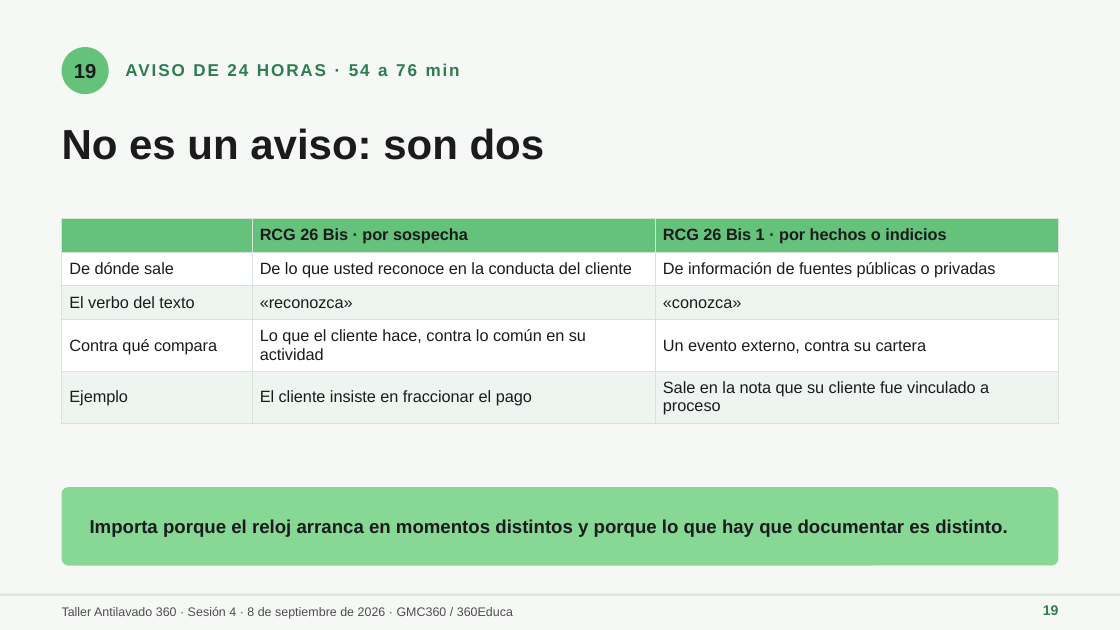
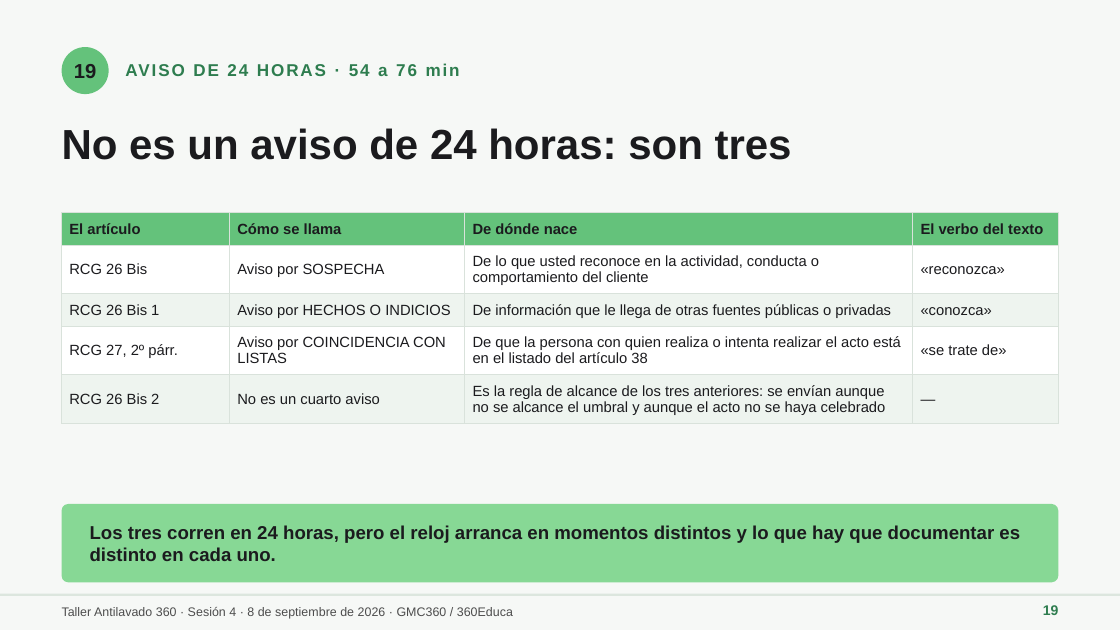
Before and after one commit to maribelvazquez/S01-TAV-IDENTIFICACION, a slide deck: slide 19 of s04/descargables/S04_ALU_01_Presentacion.pptx. Drawn at 1120x630 pixels with LibreOffice and Linux fonts; fonts in the diff are those of the drawing. Boxes give left, top, right and bottom in pixels: in the first picture for what was removed or moved away, otherwise in the second. Text is boxed around its words. In the diff, an @@ line names an element or a change of style, - is before the commit and + after.

```diff
--- a/s04/descargables/S04_ALU_01_Presentacion.pptx
+++ b/s04/descargables/S04_ALU_01_Presentacion.pptx
@@ text at <box>62,130,792,160</box>: text changed @@
-No es un aviso: son dos
+No es un aviso de 24 horas: son tres
@@ table at <box>62,213,1058,419</box> @@
-column 1:  | De dónde sale | El verbo del texto | Contra qué compara | Ejemplo
-column 2: RCG 26 Bis · por sospecha | De lo que usted reconoce en la conducta del cliente | «reconozca» | Lo que el cliente hace, contra lo común en su actividad | El cliente insiste en fraccionar el pago
-column 3: RCG 26 Bis 1 · por hechos o indicios | De información de fuentes públicas o privadas | «conozca» | Un evento externo, contra su cartera | Sale en la nota que su cliente fue vinculado a proceso
+column 1: El artículo | RCG 26 Bis | RCG 26 Bis 1 | RCG 27, 2º párr. | RCG 26 Bis 2
+column 2: Cómo se llama | Aviso por SOSPECHA | Aviso por HECHOS O INDICIOS | Aviso por COINCIDENCIA CON LISTAS | No es un cuarto aviso
+column 3: De dónde nace | De lo que usted reconoce en la actividad, conducta o comportamiento del cliente | De información que le llega de otras fuentes públicas o privadas | De que la persona con quien realiza o intenta realizar el acto está en el listado del artículo 38 | Es la regla de alcance de los tres anteriores: se envían aunque no se alcance el umbral y aunque el acto no se haya celebrado
+column 4: El verbo del texto | «reconozca» | «conozca» | «se trate de» | —
@@ table: place and size @@
-table at <box>62,218,1058,419</box>
+table at <box>62,213,1058,419</box>
@@ rounded rectangle: place and size @@
-rounded rectangle at <box>62,487,1058,566</box>
+rounded rectangle at <box>62,504,1058,582</box>
@@ text at <box>90,525,1020,561</box>: text changed @@
-Importa porque el reloj arranca en momentos distintos y porque lo que hay que documentar es distinto.
+Los tres corren en 24 horas, pero el reloj arranca en momentos distintos y lo que hay que documentar es distinto en cada uno.
```
Also in this commit, not shown: 17 other slides changed, 1 slide added, 8 other files.
